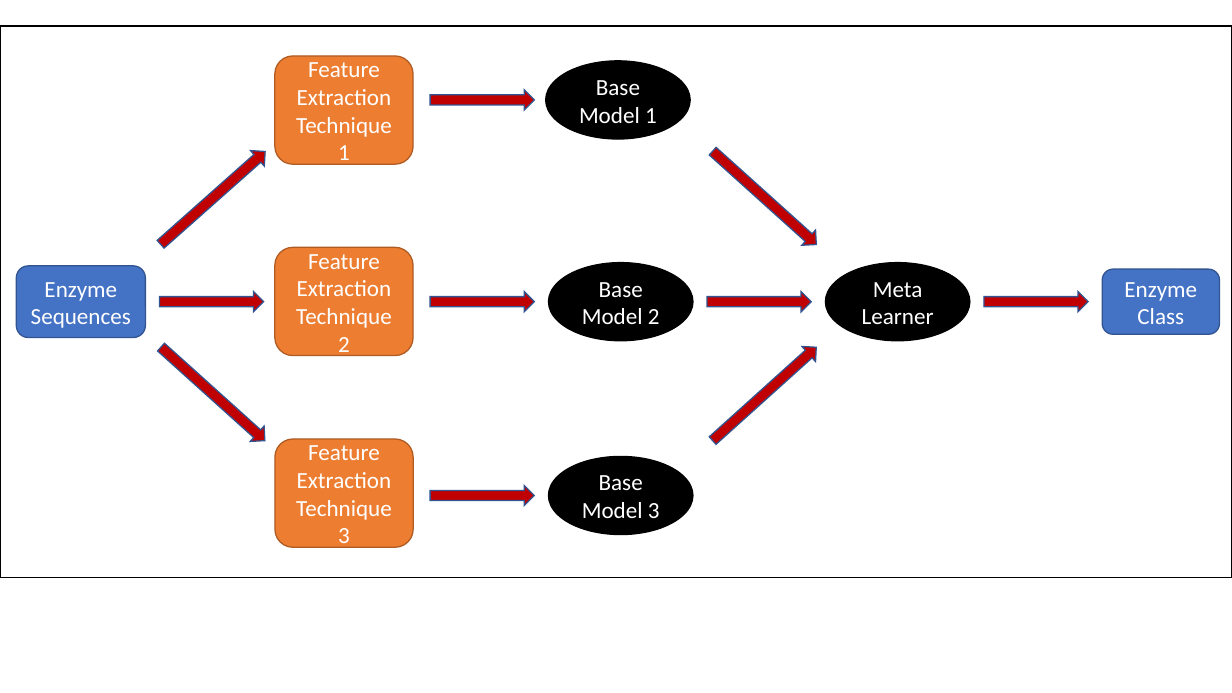
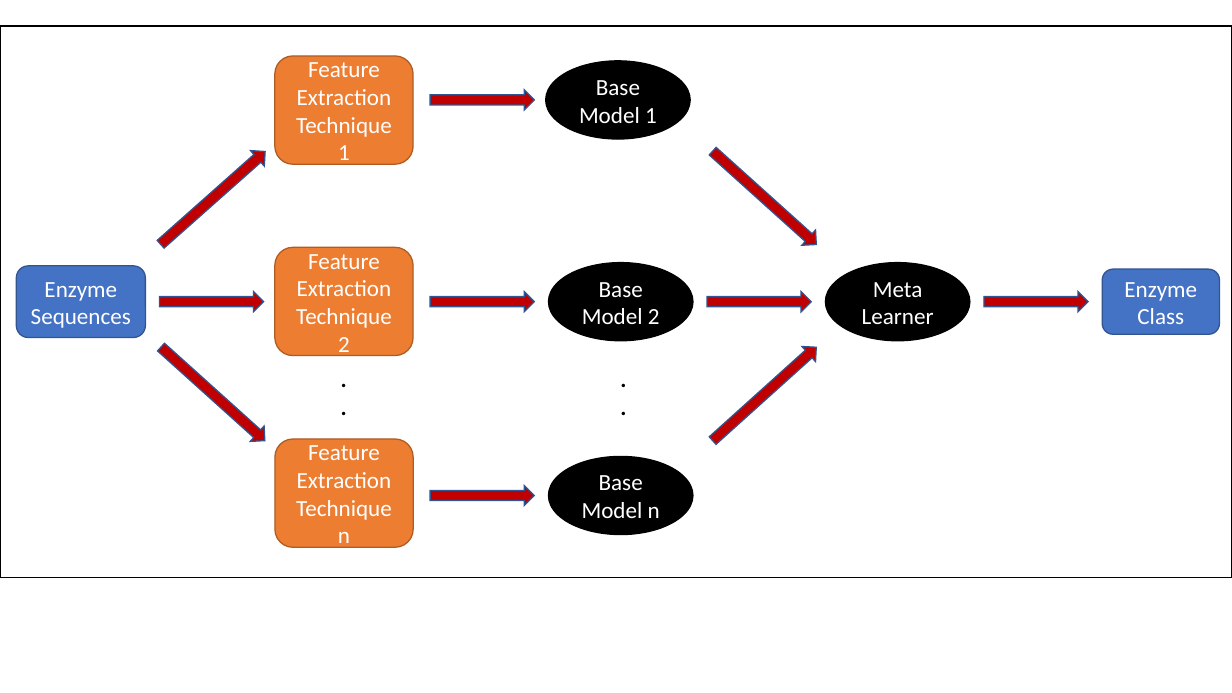
Before and after one commit to deeprob/ThioesteraseEnzymeSpecificity, a slide deck: slide 1 of rough/reports/Images/EnsembleFramework.pptx. Drawn at 1232x693 pixels with LibreOffice and Linux fonts; fonts in the diff are those of the drawing. Boxes give left, top, right and bottom in pixels: in the first picture for what was removed or moved away, otherwise in the second. Text is boxed around its words. In the diff, an @@ line names an element or a change of style, - is before the commit and + after.

```diff
--- a/rough/reports/Images/EnsembleFramework.pptx
+++ b/rough/reports/Images/EnsembleFramework.pptx
@@ text added at (332,360,357,426), 18 pt, text #000000, bold @@
+.
+.
@@ text added at (612,360,637,426), 18 pt, text #000000, bold @@
+.
+.
@@ text in rounded rectangle at (296,445,392,550): text changed @@
-Feature Extraction Technique 3
+Feature Extraction Technique n
@@ text in ellipse at (582,475,660,518): text changed @@
-Base Model 3
+Base Model n
```
Also in this commit, not shown: 40 other files.
